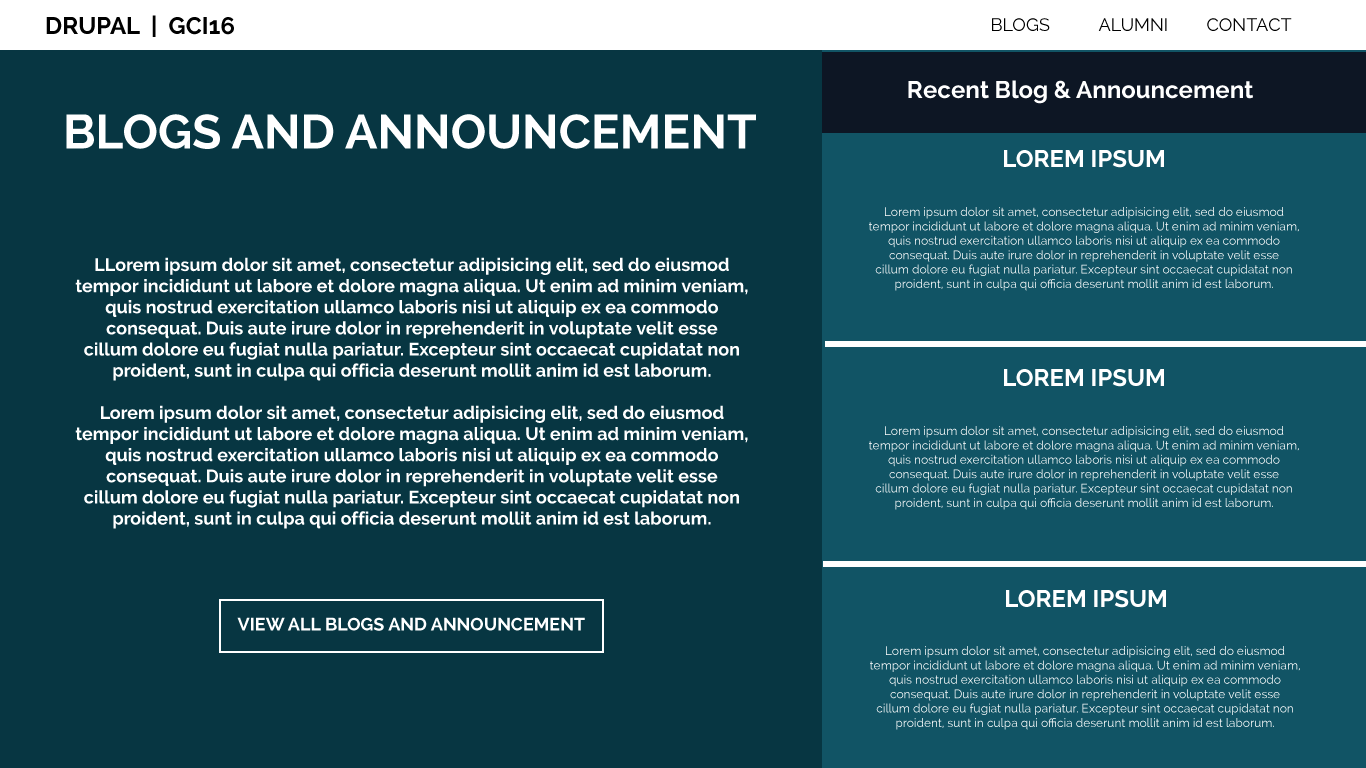
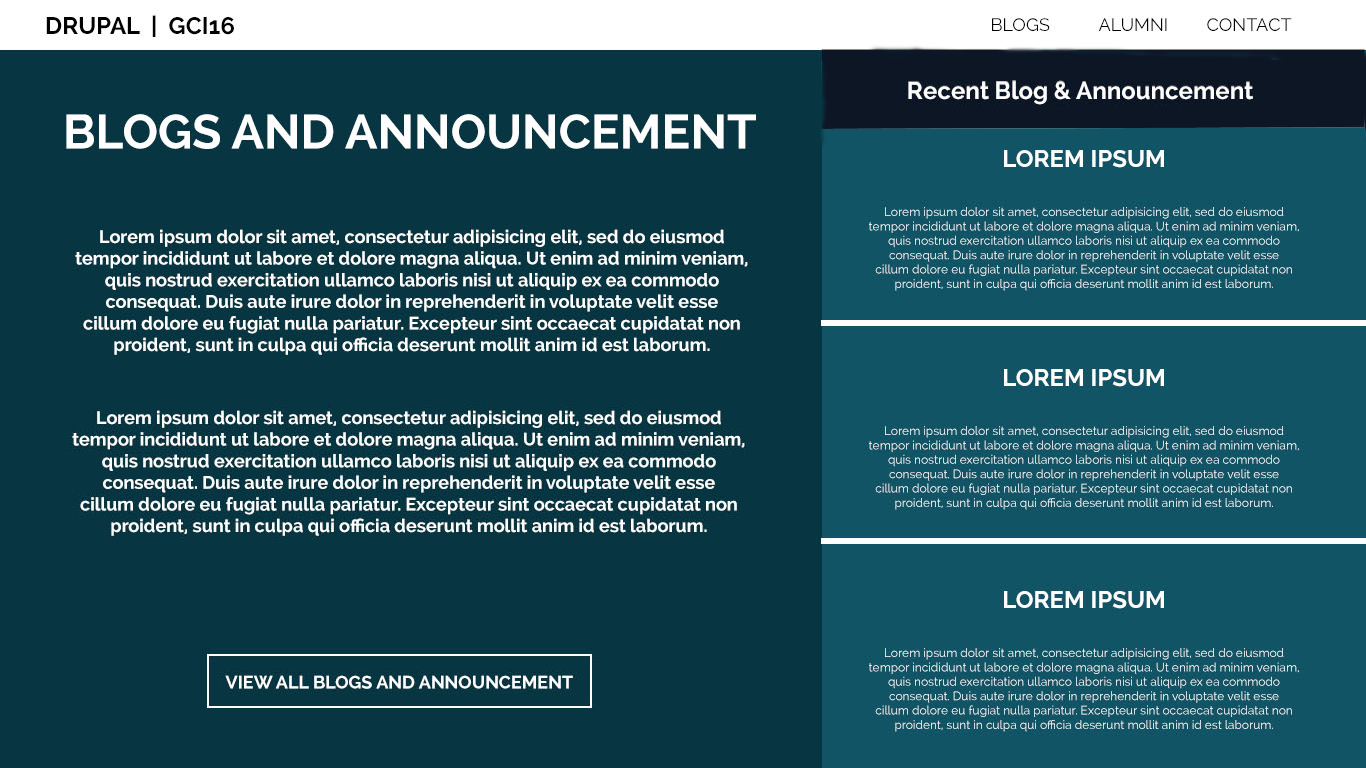
Layers edited between the first and the second 1366px x 768px image:
removed layer "Rectangle 5 copy" over (823, 561, 1366, 567)
removed layer "Rectangle 5" over (825, 341, 1366, 347)
removed layer "Lorem ipsum dolor sit amet, consectetur adipisicing elit, sed d copy 2" over (870, 646, 1300, 730)
removed layer "LOREM IPSUM copy 2" over (1006, 590, 1166, 608)
removed layer "Lorem ipsum dolor sit amet, consectetur adipisicing elit, sed d copy" over (869, 426, 1299, 510)
removed layer "LOREM IPSUM copy" over (1004, 369, 1164, 387)
removed layer "Lorem ipsum dolor sit amet, consectetur adipisicing elit, sed d" (1st of 2) over (869, 207, 1299, 291)
removed layer "LOREM IPSUM" over (1004, 150, 1164, 168)
removed layer "Recent Blog & Announcement" over (908, 80, 1253, 104)
removed layer "Rectangle 4" over (822, 52, 1366, 133)
removed layer "VIEW ALL BLOGS AND ANNOUNCEMENT" over (237, 617, 585, 631)
removed layer "Rectangle 3" over (219, 599, 604, 653)
removed layer "Lorem ipsum dolor sit amet, consectetur adipisicing elit, sed d" (2nd of 2) over (75, 257, 748, 529)
removed layer "BLOGS AND ANNOUNCEMENT" over (66, 114, 756, 149)
removed layer "BLOGS ALUMNI CONTACT" over (992, 18, 1292, 31)
removed layer "DRUPAL | GCI16" over (46, 15, 234, 37)
removed layer "Rectangle 1" over (0, 8, 1366, 50)
removed layer "Rectangle 2" over (0, 48, 822, 768)
added layer "Layer 1 copy" above "Layer 1" over (69, 405, 749, 541)
painted on "Layer 1" over (6, 13, 1366, 768)
added layer "Background" over (0, 8, 1366, 768)
